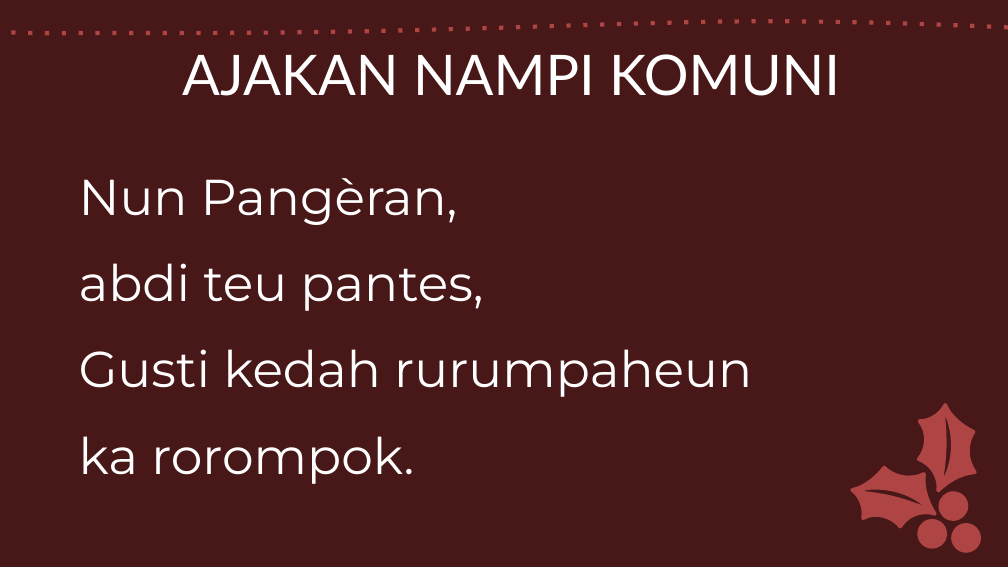
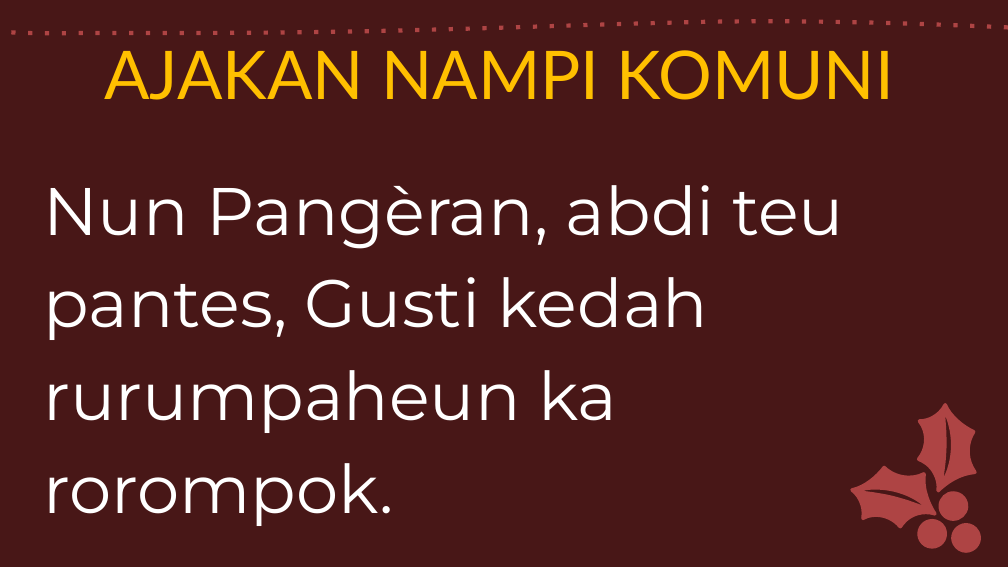
Before and after one commit to laurensius/Slide_Misa_KRC, a slide deck: slide 63 of 2020 12 tanggal 26 - 27/Misa Pesta Keluarga Kudus -Sunda.pptx. Drawn at 1008x567 pixels with LibreOffice and Linux fonts; fonts in the diff are those of the drawing. Boxes give left, top, right and bottom in pixels: in the first picture for what was removed or moved away, otherwise in the second. Text is boxed around its words. In the diff, an @@ line names an element or a change of style, - is before the commit and + after.

```diff
--- a/2020 12 tanggal 26 - 27/Misa Pesta Keluarga Kudus -Sunda.pptx
+++ b/2020 12 tanggal 26 - 27/Misa Pesta Keluarga Kudus -Sunda.pptx
@@ text "AJAKAN NAMPI KOMUNI" moved from (x1=182, y1=54, x2=840, y2=96) to (x1=104, y1=50, x2=894, y2=100) @@
@@ text "AJAKAN NAMPI KOMUNI" at (x1=104, y1=50, x2=894, y2=100): size 40 to 48 pt, text colour #FFFFFF to #FFC000 @@
@@ text at (x1=43, y1=185, x2=844, y2=526): text changed; size 36 to 48 pt @@
-Nun Pangèran,
-abdi teu pantes,
-Gusti kedah rurumpaheun
-ka rorompok.
+Nun Pangèran, abdi teu pantes, Gusti kedah rurumpaheun ka rorompok.
```
Also in this commit, not shown: 68 other slides changed, 7 slides added, 7 slides removed, 5 other files.
